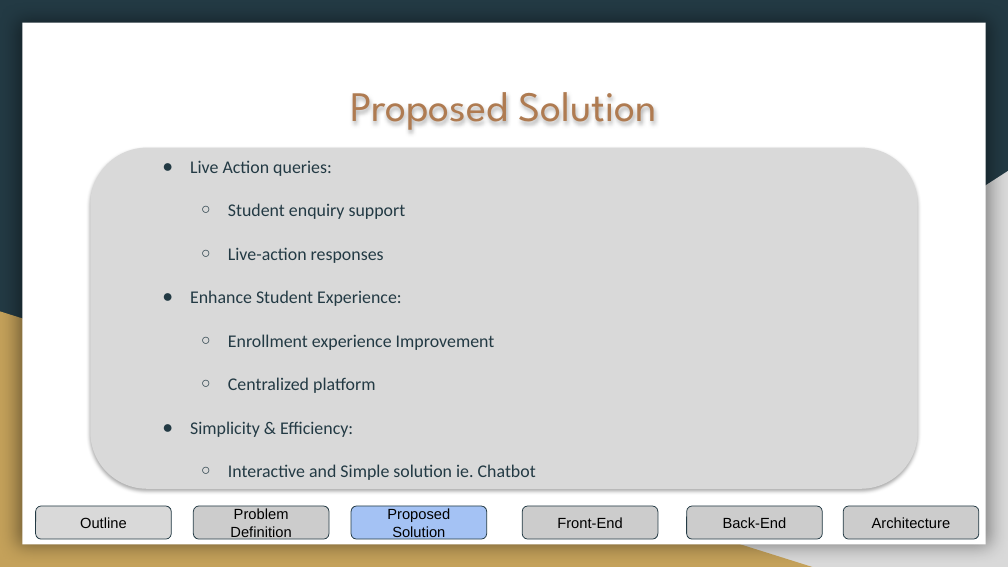
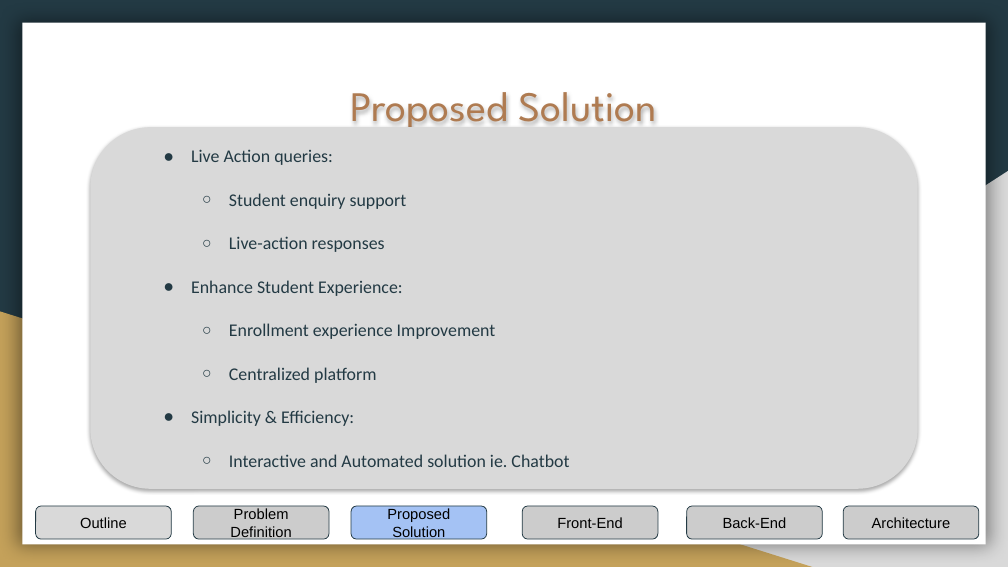
Before and after one commit to rohitjose/Chatbot, a slide deck: slide 4 of comp9323-presentation.pptx. Drawn at 1008x567 pixels with LibreOffice and Linux fonts; fonts in the diff are those of the drawing. Boxes give left, top, right and bottom in pixels: in the first picture for what was removed or moved away, otherwise in the second. Text is boxed around its words. In the diff, an @@ line names an element or a change of style, - is before the commit and + after.

```diff
--- a/comp9323-presentation.pptx
+++ b/comp9323-presentation.pptx
@@ rounded rectangle "Live Action queries:": place and size @@
-rounded rectangle "Live Action queries:" at [90, 147, 917, 488]
+rounded rectangle "Live Action queries:" at [90, 127, 917, 488]
@@ text in rounded rectangle at [229, 454, 569, 467]: text changed @@
-  ○ Interactive and Simple solution ie. Chatbot
+  ○ Interactive and Automated solution ie. Chatbot
```
Also in this commit, not shown: 2 other slides changed, 1 slide added.
